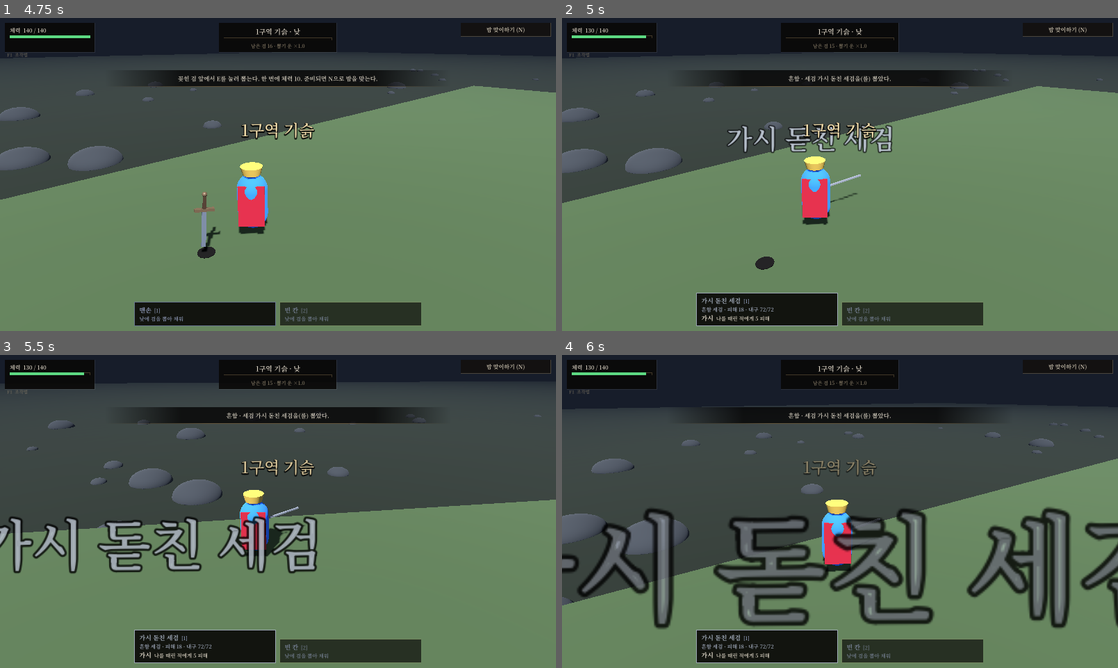
Above: before the commit, frames 1-4 (two rows, left to right).
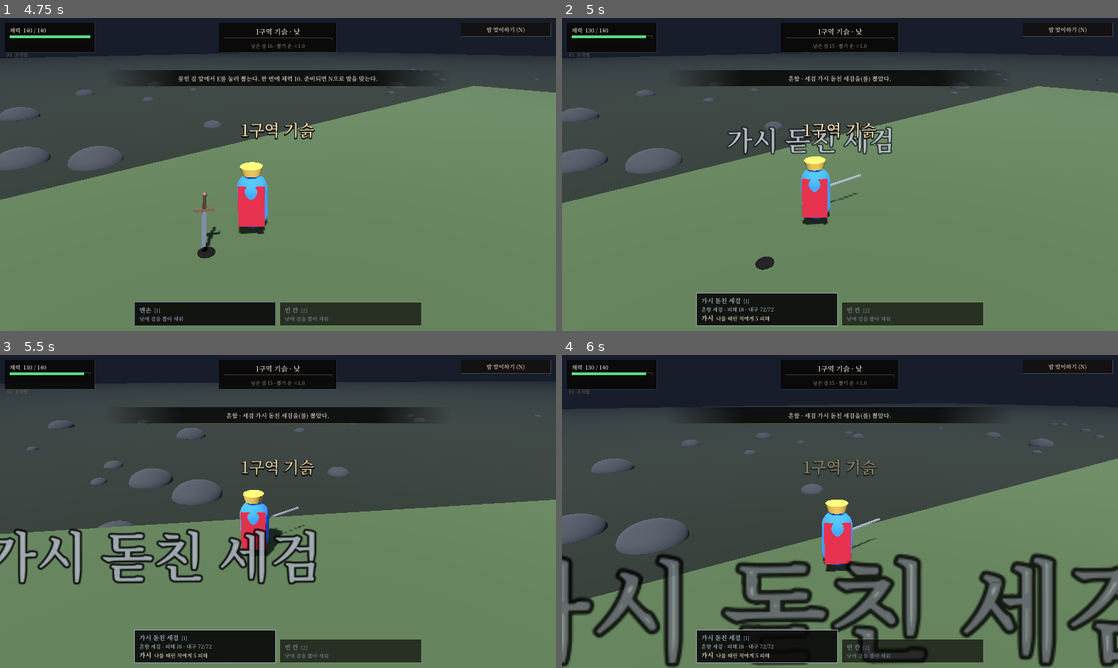
Above: after the commit, the same moments.

Repository: Razer-rgxx/chongseong
Game: Godot game, scene res://scenes/lobby/lobby.tscn
Same seed, same stepped clock (60 frames per second), same inputs: the game is played once before the commit and once after it.
Inputs (mouse positions are in pixels of both pictures, inside the frame that each line leads up to):
- Up to frame 1 (4.75 s): move the mouse to (272, 180) at 0.52 s; hold Shift (dash) 0.53-1.28 s; hold W (move_up) 0.53-2.78 s; tap E (pull) at 0.8, 1.35, 2.3, 3.8, 4.35 s; move the mouse to (316, 177) at 1.27 s; tap Shift (dash) at 1.55, 2.85, 4.55 s; move the mouse to (233, 171) at 2.02 s; press the mouse at (233, 171) at 2.03 s; move the mouse to (283, 174) at 2.77 s; release the mouse at (283, 174) at 2.78 s; hold A (move_left) 2.78-3.53 s; move the mouse to (255, 168) at 3.52 s; hold X (discard) 3.53-4.28 s; hold W (move_up) from 3.53 s (still down); move the mouse to (305, 174) at 4.27 s
- Up to frame 2 (5 s): keep holding W (move_up)
- Up to frame 3 (5.5 s): keep holding W (move_up); move the mouse to (250, 511) at 5.02 s; hold 1 (slot_1) from 5.03 s (still down); tap E (pull) at 5.3 s
- Up to frame 4 (6 s): move the mouse to (851, 505) at 5.77 s; release W (move_up) at 5.78 s; release 1 (slot_1) at 5.78 s; hold D (move_right) from 5.78 s (still down); tap 2 (slot_2) at 5.85 s

Frame 1 is identical in both runs. In frame 2, 0.8% of the frame differs, in the area x 29-60%, y 34-44%; in frame 3, 6.0%; in frame 4, 22%, in the area x 0-100%, y 48-100%.

Commit message:
때릴 때 화면과 구르기, 걷기를 손본다
- HitFx: 튀는 피, 땅에 남는 핏자국, 유령은 빛 조각
- 기사 모델이면 바닥 부채꼴 대신 칼끝 궤적, 돌진 잔상 없앰
- 적: 맞으면 뒤로 젖혀졌다 돌아오고, 죽으면 넘어가 가라앉는다
- 피해 숫자를 작게, 처음에 살짝 커졌다 줄어든다
- 구르기: 동작에서 엉덩이가 낮은 구간만 0.45초에 맞춰 틀어 돌진과 같이 나온다
- 걷기: 몸을 걷는 쪽으로 부드럽게 돌린다(벨 때는 겨눈 쪽, 구를 때는 구르는 쪽)

Co-Authored-By: Claude Opus 5.5 <noreply@anthropic.com>
Claude-Session: https://claude.ai/code/session_016eqR6Do96CH8uLForSR8az

Diff:
--- a/scripts/enemies/enemy_view.gd
+++ b/scripts/enemies/enemy_view.gd
@@ -4,7 +4,10 @@
 ## 눈은 스스로 빛나서 어두운 밤에도 보인다.
 
 @export var flash_time: float = 0.09
-@export var die_time: float = 0.25
+@export var die_time: float = 0.6
+## 맞으면 뒤로 젖혀지는 각도(라디안)와 돌아오는 빠르기.
+@export var recoil_angle: float = 0.35
+@export var recoil_return: float = 9.0
 
 var enemy: Enemy
 var _mats: Array[StandardMaterial3D] = []
@@ -13,6 +16,7 @@
 var _dying: float = -1.0
 var _body := Node3D.new()
 var _t: float = 0.0
+var _recoil: float = 0.0
 
 
 func setup(e: Enemy) -> void:
@@ -47,8 +51,9 @@
 	position = Grid.cells_to_world(enemy.pos)
 
 
-func hit() -> void:
+func hit(big: bool = false) -> void:
 	_flash = flash_time
+	_recoil = 1.6 if big else 1.0
 
 
 func die() -> void:
@@ -60,14 +65,22 @@
 	_t += delta
 	if _dying >= 0.0:
 		_dying += delta
+		# 뒤로 넘어간 뒤 땅으로 가라앉는다(유령은 흩어지듯 작아진다)
 		var k: float = _dying / die_time
-		_body.scale = Vector3.ONE * maxf(0.01, 1.0 - k)
-		_body.position.y = -k * 0.5
+		if enemy.data.wraith:
+			_body.scale = Vector3.ONE * maxf(0.01, 1.0 - k)
+			_body.position.y += delta * 1.5
+		else:
+			_body.rotation.x = lerpf(_body.rotation.x, PI / 2.0, 1.0 - pow(1.0 - minf(1.0, k * 1.8), 3.0))
+			_body.position.y = -maxf(0.0, k - 0.6) * 2.0
 		return k >= 1.0
 	position = Grid.cells_to_world(enemy.prev_pos.lerp(enemy.pos, alpha))
 	rotation.y = atan2(-enemy.face.x, -enemy.face.y)
 	if enemy.data.wraith:
 		_body.position.y = 0.25 + sin(_t * 2.5 + enemy.id) * 0.12
+	_recoil = maxf(0.0, _recoil - delta * recoil_return * maxf(0.3, _recoil))
+	_body.rotation.x = recoil_angle * _recoil
+	_body.scale = Vector3(1.0 + 0.06 * _recoil, 1.0 - 0.08 * _recoil, 1.0 + 0.06 * _recoil)
 	_flash -= delta
 	var w: float = clampf(_flash / flash_time, 0.0, 1.0)
 	for i in _mats.size():
--- a/scripts/lord/lord_character.gd
+++ b/scripts/lord/lord_character.gd
@@ -21,6 +21,8 @@
 @export var blend: float = 0.12
 
 var anims: Dictionary = {}
+## 구르기 동작에서 실제로 몸이 굴러가는 구간(초). 엉덩이 높이로 찾는다. 못 찾으면 (-1, -1).
+var roll_window: Vector2 = Vector2(-1.0, -1.0)
 var _body: Node3D
 var _skel: Skeleton3D
 var _player: AnimationPlayer
@@ -97,6 +99,8 @@
 			if a == null:
 				continue
 			a = a.duplicate(true)
+			if key == "roll":
+				roll_window = _low_window(a)
 			_in_place(a)
 			a.loop_mode = Animation.LOOP_LINEAR if LOOPING.has(key) else Animation.LOOP_NONE
 			if key == "slash":
@@ -129,6 +133,25 @@
 		a = ap.get_animation(ap.get_animation_list()[0])
 	n.free()
 	return a
+
+
+## 엉덩이가 선 높이의 75%보다 낮은 구간(앞뒤로 조금 넉넉히). 구르기의 도움닫기와 일어서기를 잘라 낸다.
+static func _low_window(a: Animation) -> Vector2:
+	for t in a.get_track_count():
+		if a.track_get_type(t) != Animation.TYPE_POSITION_3D or not str(a.track_get_path(t)).ends_with("mixamorig_Hips"):
+			continue
+		var stand: float = (a.track_get_key_value(t, 0) as Vector3).y
+		var first: float = -1.0
+		var last: float = -1.0
+		for k in a.track_get_key_count(t):
+			if (a.track_get_key_value(t, k) as Vector3).y < stand * 0.75:
+				var time: float = a.track_get_key_time(t, k)
+				if first < 0.0:
+					first = time
+				last = time
+		if first >= 0.0:
+			return Vector2(maxf(0.0, first - 0.15), minf(a.length, last + 0.1))
+	return Vector2(-1.0, -1.0)
 
 
 ## 엉덩이가 앞뒤·좌우로 움직이는 것을 지워 제자리 동작으로 만든다(위아래는 둔다).
@@ -175,7 +198,7 @@
 	_player.speed_scale = speed
 	_player.play("lord/" + name, blend)
 	if not LOOPING.has(name):
-		_player.seek(minf(from, length(name) * 0.5), true)
+		_player.seek(minf(from, length(name) * 0.9), true)
 	return name
 
 
@@ -201,6 +224,14 @@
 		_skel.set_bone_pose_rotation(b, (pg.inverse() * turn * pg * rest).get_rotation_quaternion())
 
 
+## 칼날의 손잡이 쪽 끝과 끝(세계 좌표). 칼을 들고 있지 않으면 빈 배열.
+func blade_points() -> Array[Vector3]:
+	if not _blade.visible:
+		return []
+	var h: float = (_blade.mesh as BoxMesh).size.y / 2.0
+	return [_blade.global_transform * Vector3(0, -h, 0), _blade.global_transform * Vector3(0, h, 0)]
+
+
 func set_sword(s: Sword, grades: GradeTable) -> void:
 	_blade.visible = s != null
 	_guard.visible = s != null
--- a/scripts/lord/lord_view.gd
+++ b/scripts/lord/lord_view.gd
@@ -13,6 +13,17 @@
 ## 기사 모델의 베기·구르기·맞기 동작을 트는 빠르기(1 = 원래 빠르기).
 @export var slash_speed: float = 1.1
 @export var roll_speed: float = 1.3
+## 구르기 동작을 몇 초에 끝낼지. 동작의 실제로 구르는 구간만 이 시간에 맞춰 튼다(규칙의 돌진은 0.16초).
+@export var roll_time: float = 0.45
+## 몸을 돌리는 빠르기(클수록 빨리). 휘두르거나 구를 때는 turn_fast로 거의 바로 돌린다.
+@export var turn_speed: float = 12.0
+@export var turn_fast: float = 40.0
+@export_group("칼 궤적")
+## 휘두르기 시작부터 이 시간 동안 칼끝이 지나간 자리를 그린다.
+@export var trail_time: float = 0.32
+@export var trail_life: float = 0.16
+@export var trail_color: Color = Color(1.0, 0.94, 0.82, 0.8)
+@export_group("")
 @export var hit_speed: float = 1.0
 ## 달리기 동작 빠르기. 영주가 Mixamo 달리기보다 빨라서 올리면 발이 덜 미끄러지지만, 사용자가 빠르다고 해서 1.1로 뒀다.
 @export var run_speed: float = 1.1
@@ -43,6 +54,13 @@
 var _last_invuln: float = 0.0
 var _last_dash: float = 0.0
 var _state: String = ""
+var _yaw_now: float = 0.0
+var _yaw_ready: bool = false
+var _swing_t: float = 99.0
+var _trail := MeshInstance3D.new()
+var _trail_mesh := ImmediateMesh.new()
+var _trail_mat := StandardMaterial3D.new()
+var _trail_pts: Array = []   # [손잡이 쪽, 칼끝, 나이]
 
 
 func setup(r: Rules) -> void:
@@ -67,6 +85,15 @@
 		_blade = null
 		character = LordCharacter.new()
 		_model.add_child(character)
+		_trail.mesh = _trail_mesh
+		_trail.top_level = true
+		_trail.cast_shadow = GeometryInstance3D.SHADOW_CASTING_SETTING_OFF
+		_trail_mat.shading_mode = BaseMaterial3D.SHADING_MODE_UNSHADED
+		_trail_mat.transparency = BaseMaterial3D.TRANSPARENCY_ALPHA
+		_trail_mat.blend_mode = BaseMaterial3D.BLEND_MODE_ADD
+		_trail_mat.cull_mode = BaseMaterial3D.CULL_DISABLED
+		_trail_mat.vertex_color_use_as_albedo = true
+		add_child(_trail)
 	if _hand:
 		var gm := BoxMesh.new()
 		gm.size = Vector3(0.34, 0.07, 0.07)
@@ -109,7 +136,8 @@
 func draw(alpha: float, delta: float) -> void:
 	var L := rules.lord
 	position = Grid.cells_to_world(L.prev_pos.lerp(L.pos, alpha))
-	_model.rotation.y = _yaw(L.face)
+	if character == null:
+		_model.rotation.y = _yaw(L.face)
 	# 휘두르기: 콤보마다 쓸어 가는 방향이 바뀐다
 	var rel: float = idle_blade_angle
 	_arc_mesh.clear_surfaces()
@@ -123,11 +151,14 @@
 		rel = a1
 		var col: Color = arc_big_color if L.big else arc_color
 		col.a *= 1.0 - k * 0.6
-		_fan(position + Vector3(0, 0.12, 0), L.face + minf(a0, a1), L.face + maxf(a0, a1), reach_m, col)
+		if character == null:   # 기사 모델이 있으면 바닥 부채꼴 대신 칼 궤적을 그린다
+			_fan(position + Vector3(0, 0.12, 0), L.face + minf(a0, a1), L.face + maxf(a0, a1), reach_m, col)
 	if _hand:
 		_hand.rotation.y = -rel
 	if character:
 		_animate(L, delta)
+		_turn(L, delta)
+		_draw_trail(delta)
 	for i in range(_ghosts.size() - 1, -1, -1):
 		var g := _ghosts[i]
 		var m := g.material_override as StandardMaterial3D
@@ -135,7 +166,7 @@
 		if m.albedo_color.a <= 0.0:
 			g.queue_free()
 			_ghosts.remove_at(i)
-	if L.dash > 0.0:
+	if L.dash > 0.0 and character == null:   # 기사 모델은 구르기 동작이 있어서 잔상을 남기지 않는다
 		_spawn_ghost()
 
 
@@ -148,9 +179,14 @@
 			_one_shot("death", 1.0)
 			_busy = 999.0
 	elif L.dash > _last_dash:
-		_one_shot("roll", roll_speed, roll_hold)
+		var w: Vector2 = character.roll_window
+		if w.x >= 0.0:
+			_one_shot("roll", (w.y - w.x) / roll_time, roll_time, w.x)
+		else:
+			_one_shot("roll", roll_speed, roll_hold)
 	elif L.swing > _last_swing:
 		_one_shot("big" if L.big else "slash", slash_speed, slash_hold, slash_skip)
+		_swing_t = 0.0
 	elif L.invuln > _last_invuln and L.swing <= 0.0 and L.dash <= 0.0:
 		_one_shot("hit", hit_speed)
 	elif _busy <= 0.0:
@@ -163,6 +199,52 @@
 	_last_swing = L.swing
 	_last_invuln = L.invuln
 	_last_dash = L.dash
+
+
+## 모델이 보는 쪽: 구를 때는 구르는 쪽, 휘두를 때는 겨눈 쪽(규칙의 face), 걸을 때는 걷는 쪽.
+## 서 있으면 그대로 둔다. 확 돌리지 않고 부드럽게 돌려 걸음이 촐랑대지 않게 한다.
+func _turn(L: LordState, delta: float) -> void:
+	if not _yaw_ready:
+		_yaw_now = _yaw(L.face)
+		_yaw_ready = true
+	var target: float = _yaw_now
+	var fast: bool = false
+	if (_state == "roll" and _busy > 0.0) or L.dash > 0.0:
+		target = _yaw(L.dash_dir.angle())
+		fast = true
+	elif L.swing > 0.0 or ((_state == "slash" or _state == "big") and _swing_t < slash_hold * 0.5):
+		target = _yaw(L.face)
+		fast = true
+	elif L.moving:
+		target = _yaw(L.move_dir.angle())
+	var k: float = 1.0 - exp(-(turn_fast if fast else turn_speed) * delta)
+	_yaw_now = lerp_angle(_yaw_now, target, k)
+	_model.rotation.y = _yaw_now
+
+
+## 휘두르기 시작부터 trail_time 동안 칼의 두 끝을 모아 띠로 그린다. 오래된 쪽부터 옅어진다.
+func _draw_trail(delta: float) -> void:
+	_swing_t += delta
+	for p in _trail_pts:
+		p[2] += delta
+	while not _trail_pts.is_empty() and _trail_pts[0][2] > trail_life:
+		_trail_pts.pop_front()
+	if _swing_t < trail_time and (_state == "slash" or _state == "big"):
+		var bp: Array[Vector3] = character.blade_points()
+		if not bp.is_empty():
+			_trail_pts.append([bp[0].lerp(bp[1], 0.2), bp[1], 0.0])
+	_trail_mesh.clear_surfaces()
+	if _trail_pts.size() < 2:
+		return
+	_trail_mesh.surface_begin(Mesh.PRIMITIVE_TRIANGLE_STRIP, _trail_mat)
+	for p in _trail_pts:
+		var c := trail_color
+		c.a *= 1.0 - p[2] / trail_life
+		_trail_mesh.surface_set_color(Color(c, c.a * 0.15))
+		_trail_mesh.surface_add_vertex(p[0])
+		_trail_mesh.surface_set_color(c)
+		_trail_mesh.surface_add_vertex(p[1])
+	_trail_mesh.surface_end()
 
 
 func _loop(state: String, speed: float = 1.0) -> void:
--- a/scripts/world/float_text.gd
+++ b/scripts/world/float_text.gd
@@ -2,8 +2,10 @@
 extends Label3D
 ## 떠오르며 사라지는 글자(맞힌 숫자, 얻은 자원).
 
-@export var life: float = 0.9
-@export var rise: float = 1.4
+@export var life: float = 0.7
+@export var rise: float = 1.0
+## 처음에 이만큼 크게 나왔다가 줄어든다.
+@export var pop: float = 1.35
 
 var _t: float = 0.0
 
@@ -18,6 +20,7 @@
 
 func _process(delta: float) -> void:
 	_t += delta
+	scale = Vector3.ONE * lerpf(pop, 1.0, minf(1.0, _t / 0.08))
 	position.y += rise * delta / life
 	modulate.a = 1.0 - pow(_t / life, 2.0)
 	if _t >= life:
--- /dev/null
+++ b/scripts/world/hit_fx.gd
@@ -0,0 +1,131 @@
+class_name HitFx
+extends Node3D
+## 맞힌 자리의 꾸밈: 튀는 피, 땅에 남는 핏자국, 유령을 벨 때 흩어지는 빛 조각.
+## 규칙과 상관없는 꾸밈이라 랜덤은 이 노드의 것을 쓴다. 에셋 없이 기본 도형으로 그린다.
+
+@export var blood_color: Color = Color(0.45, 0.02, 0.03)
+@export var splat_color: Color = Color(0.16, 0.01, 0.01, 0.85)
+@export var wisp_color: Color = Color(0.72, 0.84, 1.0)
+## 핏방울 수(크게 벨 때는 두 배).
+@export var drops: int = 28
+@export var drop_speed: float = 4.5
+## 땅의 핏자국이 남아 있는 시간과 최대 개수.
+@export var splat_life: float = 9.0
+@export var max_splats: int = 40
+
+var _rng := RandomNumberGenerator.new()
+var _drop_mesh := SphereMesh.new()
+var _drop_mat := StandardMaterial3D.new()
+var _wisp_mesh := QuadMesh.new()
+var _wisp_mat := StandardMaterial3D.new()
+var _splat_mesh := PlaneMesh.new()
+var _splat_tex: GradientTexture2D
+var _splats: Array[MeshInstance3D] = []
+
+
+func _ready() -> void:
+	_rng.randomize()
+	_drop_mesh.radius = 0.05
+	_drop_mesh.height = 0.1
+	_drop_mesh.radial_segments = 6
+	_drop_mesh.rings = 3
+	_drop_mat.albedo_color = blood_color
+	_drop_mat.roughness = 0.25
+	_drop_mat.metallic_specular = 0.8
+	_drop_mesh.material = _drop_mat
+	_wisp_mesh.size = Vector2(0.12, 0.12)
+	_wisp_mat.shading_mode = BaseMaterial3D.SHADING_MODE_UNSHADED
+	_wisp_mat.blend_mode = BaseMaterial3D.BLEND_MODE_ADD
+	_wisp_mat.billboard_mode = BaseMaterial3D.BILLBOARD_PARTICLES
+	_wisp_mat.vertex_color_use_as_albedo = true
+	_wisp_mat.albedo_texture = _soft_dot()
+	_wisp_mat.transparency = BaseMaterial3D.TRANSPARENCY_ALPHA
+	_wisp_mesh.material = _wisp_mat
+	_splat_mesh.size = Vector2.ONE
+	_splat_tex = _soft_dot()
+
+
+## 살을 벴을 때: dir 쪽(칼이 지나간 쪽)으로 피가 튀고 떨어진다.
+func blood(at: Vector3, dir: Vector3, big: bool) -> void:
+	var p := _burst(at, dir, drops * (2 if big else 1), drop_speed * (1.3 if big else 1.0))
+	p.mesh = _drop_mesh
+	p.gravity = Vector3(0, -16, 0)
+	p.scale_amount_min = 0.5
+	p.scale_amount_max = 1.4
+	if big or _rng.randf() < 0.6:
+		splat(at + dir * _rng.randf_range(0.3, 0.9), big)
+
+
+## 유령을 벴을 때: 창백한 빛 조각이 흩어지며 위로 사라진다.
+func wisp(at: Vector3, dir: Vector3, big: bool) -> void:
+	var p := _burst(at, dir, 16 * (2 if big else 1), 2.2)
+	p.mesh = _wisp_mesh
+	p.gravity = Vector3(0, 2.5, 0)
+	p.lifetime = 0.8
+	var g := Gradient.new()
+	g.colors = PackedColorArray([Color(wisp_color, 0.9), Color(wisp_color, 0.0)])
+	p.color_ramp = g
+
+
+## 땅에 남는 핏자국. 오래된 것부터 지운다.
+func splat(at: Vector3, big: bool) -> void:
+	var m := MeshInstance3D.new()
+	m.mesh = _splat_mesh
+	var mat := StandardMaterial3D.new()
+	mat.albedo_color = splat_color
+	mat.albedo_texture = _splat_tex
+	mat.transparency = BaseMaterial3D.TRANSPARENCY_ALPHA
+	mat.roughness = 0.3
+	m.material_override = mat
+	m.cast_shadow = GeometryInstance3D.SHADOW_CASTING_SETTING_OFF
+	var s: float = _rng.randf_range(0.5, 1.0) * (1.6 if big else 1.0)
+	m.scale = Vector3(s * _rng.randf_range(0.7, 1.3), 1.0, s)
+	m.rotation.y = _rng.randf() * TAU
+	add_child(m)
+	m.global_position = Vector3(at.x, 0.02 + 0.001 * _splats.size(), at.z)
+	_splats.append(m)
+	if _splats.size() > max_splats:
+		_splats.pop_front().queue_free()
+	var tw := create_tween()
+	tw.tween_interval(splat_life)
+	tw.tween_property(mat, "albedo_color:a", 0.0, 2.0)
+	tw.tween_callback(func() -> void:
+		_splats.erase(m)
+		m.queue_free())
+
+
+func _burst(at: Vector3, dir: Vector3, amount: int, speed: float) -> CPUParticles3D:
+	var p := CPUParticles3D.new()
+	p.one_shot = true
+	p.amount = maxi(1, amount)
+	p.lifetime = 0.7
+	p.explosiveness = 0.95
+	p.randomness = 0.5
+	var d := (Vector3(dir.x, 0, dir.z).normalized() + Vector3(0, 0.6, 0)).normalized()
+	p.direction = d
+	p.spread = 38.0
+	p.initial_velocity_min = speed * 0.4
+	p.initial_velocity_max = speed
+	p.emission_shape = CPUParticles3D.EMISSION_SHAPE_SPHERE
+	p.emission_sphere_radius = 0.12
+	p.local_coords = false
+	add_child(p)
+	p.global_position = at
+	p.emitting = true
+	get_tree().create_timer(p.lifetime + 0.3).timeout.connect(p.queue_free)
+	return p
+
+
+## 가운데가 진하고 가장자리로 사라지는 둥근 점.
+static func _soft_dot() -> GradientTexture2D:
+	var g := Gradient.new()
+	g.offsets = PackedFloat32Array([0.0, 0.45, 1.0])
+	g.colors = PackedColorArray([Color(1, 1, 1, 1), Color(1, 1, 1, 0.75), Color(1, 1, 1, 0)])
+	var t := GradientTexture2D.new()
+	t.gradient = g
+	t.fill = GradientTexture2D.FILL_RADIAL
+	t.fill_from = Vector2(0.5, 0.5)
+	t.fill_to = Vector2(1.0, 0.5)
+	t.width = 64
+	t.height = 64
+	return t
--- a/scripts/world/main.gd
+++ b/scripts/world/main.gd
@@ -10,8 +10,8 @@
 @export var seed_value: int = 0
 ## 한 프레임에 따라잡을 틱의 최대 수. 넘치면 밀린 시간을 버린다.
 @export var max_ticks_per_frame: int = 8
-@export var hit_number_size: int = 56
-@export var big_number_size: int = 84
+@export var hit_number_size: int = 40
+@export var big_number_size: int = 58
 
 @export_group("낮과 밤의 빛")
 @export var day_sun: float = 1.1
@@ -34,6 +34,7 @@
 var _hilts: Dictionary = {}
 var _enemies: Dictionary = {}
 var _dying: Array[EnemyView] = []
+var _fx := HitFx.new()
 var _hud_t: float = 0.0
 var _altar_view: Node3D = null
 
@@ -54,6 +55,7 @@
 	_lord = LORD_SCENE.instantiate()
 	_lord.setup(rules)
 	add_child(_lord)
+	add_child(_fx)
 	rules.day_started.connect(_on_day)
 	rules.night_started.connect(_on_night)
 	rules.run_ended.connect(_on_end)
@@ -381,7 +383,13 @@
 func _on_enemy_hit(e: Enemy, damage: float, big: bool) -> void:
 	var at: Vector3 = Grid.cells_to_world(e.pos)
 	if _enemies.has(e.id):
-		_enemies[e.id].hit()
+		_enemies[e.id].hit(big)
+	var chest: Vector3 = at + Vector3(0, 0.9 + Grid.cells_to_meters(e.radius) * 1.2, 0)
+	var dir: Vector3 = (at - _lord.position).normalized()
+	if e.data.wraith:
+		_fx.wisp(chest, dir, big)
+	else:
+		_fx.blood(chest, dir, big)
 	_float(at + Vector3(0, 1.2 + Grid.cells_to_meters(e.radius) * 2.2, 0), str(roundi(damage)), Color(1, 0.86, 0.45) if big else Color.WHITE, big_number_size if big else hit_number_size)
 	_camera.add_shake(data.lord.shake_big if big else data.lord.shake)
 	_hit_sound(e, big, at)
@@ -405,6 +413,11 @@
 
 
 func _on_enemy_died(e: Enemy) -> void:
+	var at: Vector3 = Grid.cells_to_world(e.pos)
+	if e.data.wraith:
+		_fx.wisp(at + Vector3(0, 1.0, 0), Vector3.UP, true)
+	else:
+		_fx.splat(at, true)
 	if e.elite:
 		_float(_lord_world() + Vector3(0, 2.8, 0), "공짜 뽑기 +1", Color(1, 0.84, 0.42), big_number_size)
 		_hud.flash(Color(1, 0.84, 0.42), 0.25)
Not shown, added: scripts/world/hit_fx.gd.uid
Not shown, changed: docs/GDD.md
